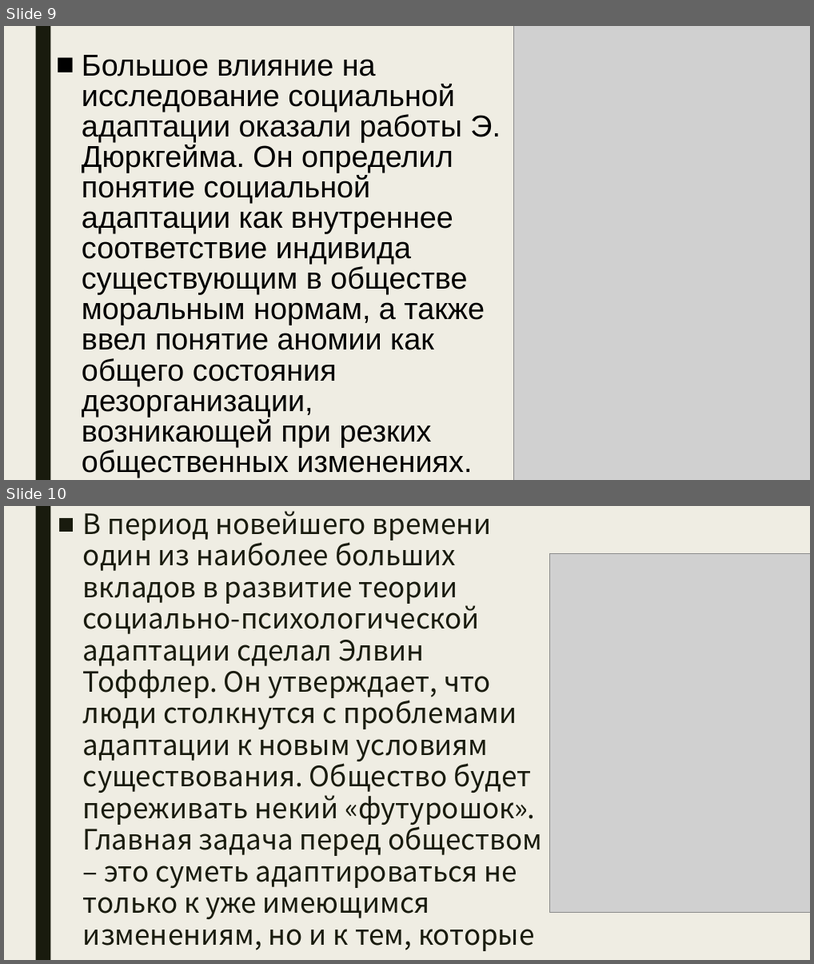
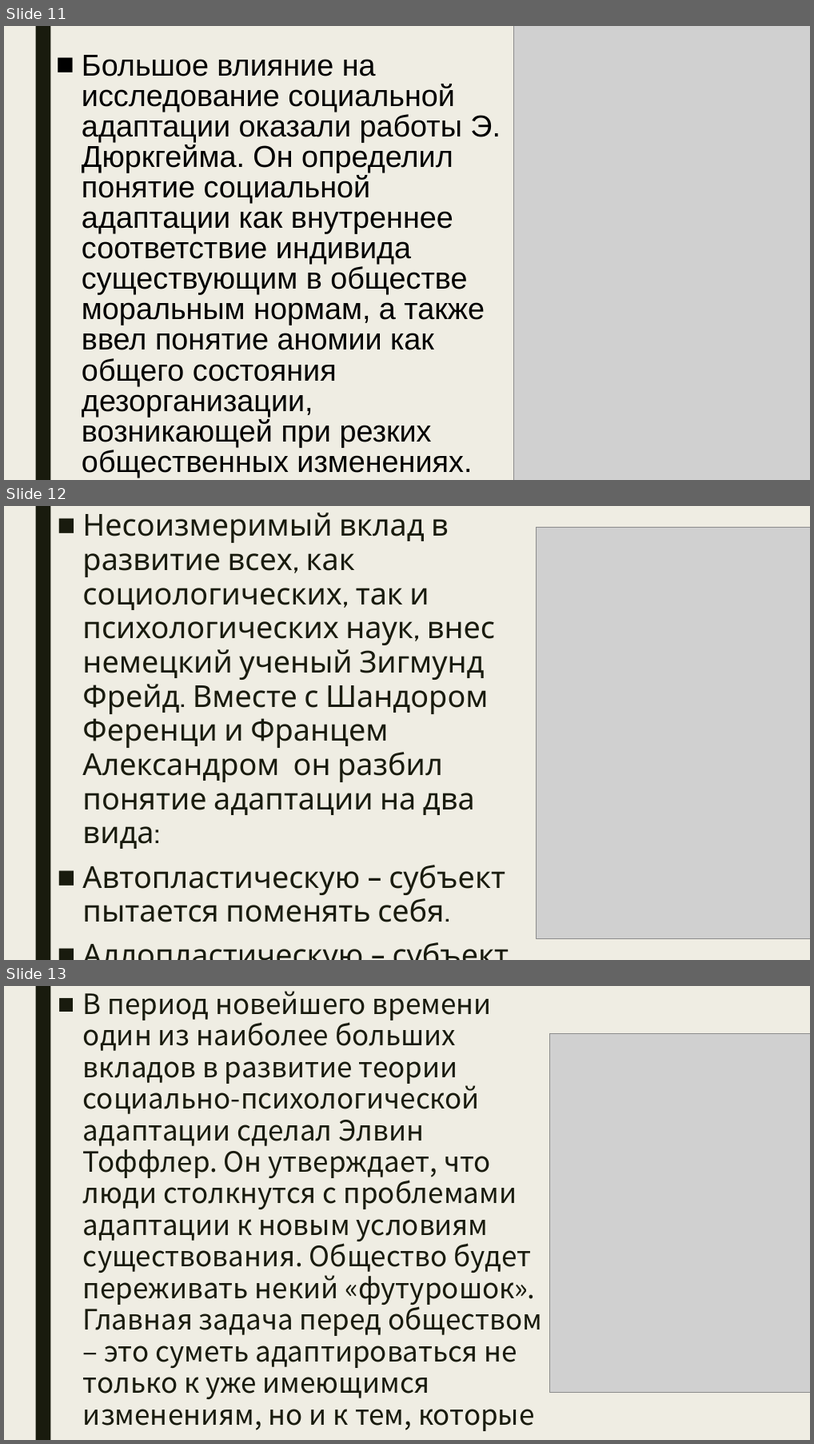
Before and after one commit to TupleTurtle/REU, a slide deck: История развития социально-психологической адаптации и коммуникации..pptx. Shown one above the other, each under a label of ours: slides 9 and 10 before the commit, slides 11, 12 and 13 after it. The pictures are 814x964 and 814x1444 pixels, drawn with LibreOffice and Linux fonts; fonts in the diff are those of the drawing; grey boxes stand for pictures. Boxes give left, top, right and bottom in pixels: in the first picture for what was removed or moved away, otherwise in the second. Text is boxed around its words. In the diff, an @@ line names an element or a change of style, - is before the commit and + after.

```diff
--- a/История развития социально-психологической адаптации и коммуникации..pptx
+++ b/История развития социально-психологической адаптации и коммуникации..pptx
@@ slide 12 added at [4, 506, 810, 960], background #EFEDE3; not listed: 1 template element that a slide beside it also shows @@
@@ text added at [82, 512, 506, 922], 36 pt, text #191B0E @@
+■ Несоизмеримый вклад в развитие всех, как социологических, так и психологических наук, внес немецкий ученый Зигмунд Фрейд. Вместе с Шандором Ференци и Францем Александром он разбил понятие адаптации на два вида:
+■ Автопластическую – субъект пытается поменять себя.
+■ Аллопластическую – субъект пытается поменять окружающую среду.
@@ picture added at [536, 527, 810, 938] @@
@@ what was slide 9 is now slide 11 @@
@@ what was slide 10 is now slide 13 @@
```
Also in this commit, not shown: 5 slides changed, 2 other slides added.
